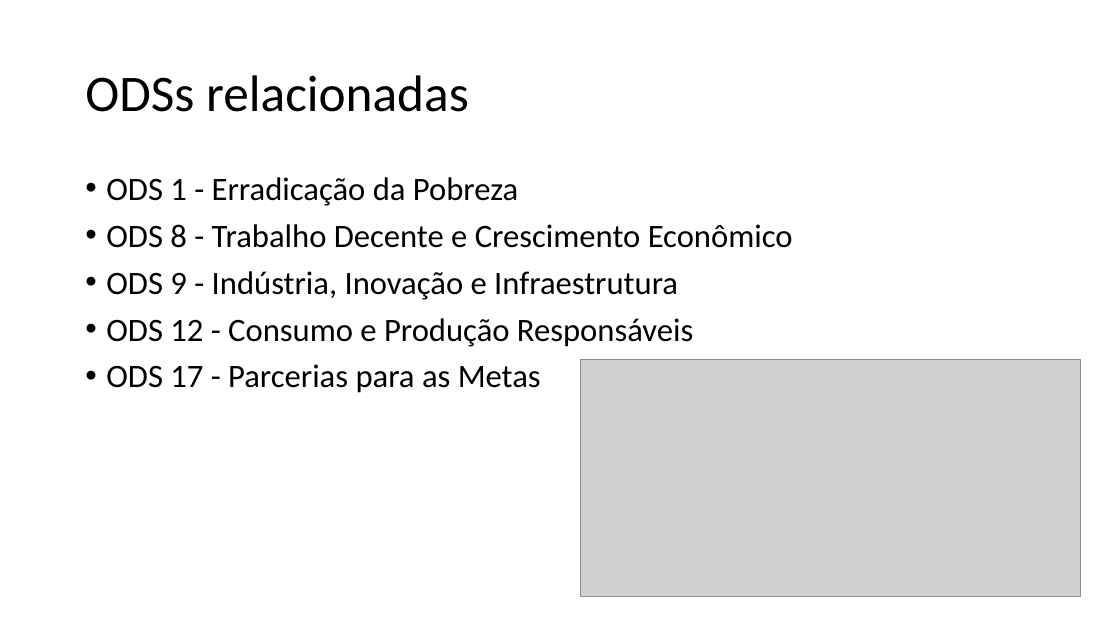
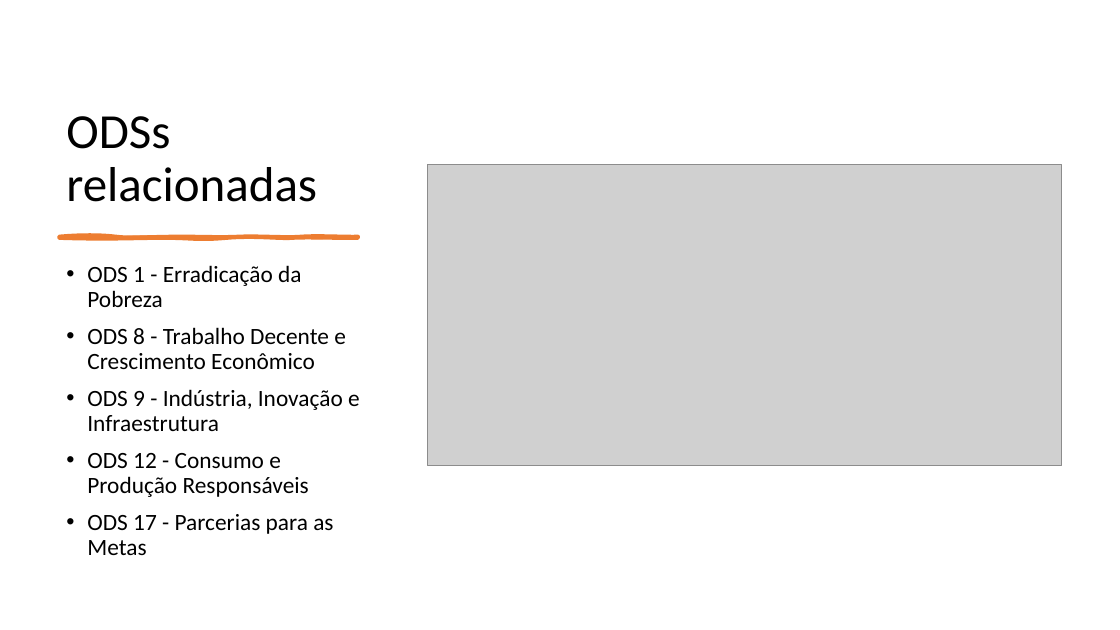
Before and after one commit to arturstaation/GrafoComercioExterior, a slide deck: slide 3 of Apresentação Grafos.pptx (slide 5 before the commit). Drawn at 1120x630 pixels with LibreOffice and Linux fonts; fonts in the diff are those of the drawing; grey boxes stand for pictures. Boxes give left, top, right and bottom in pixels: in the first picture for what was removed or moved away, otherwise in the second. Text is boxed around its words. In the diff, an @@ line names an element or a change of style, - is before the commit and + after.

```diff
--- a/Apresentação Grafos.pptx
+++ b/Apresentação Grafos.pptx
@@ title "ODSs relacionadas": place and size @@
-title "ODSs relacionadas" at (85, 75, 469, 112)
+title "ODSs relacionadas" at (66, 116, 317, 202)
@@ title "ODSs relacionadas" at (66, 116, 317, 202): size 44 to 42 pt; vertical alignment middle to bottom @@
@@ picture: place and size @@
-picture at (581, 360, 1081, 597)
+picture at (428, 165, 1062, 466)
@@ freeform shape added at (59, 236, 358, 238), fill #ED7D31, outline #ED7D31 3 pt @@
@@ text "ODS 1 - Erradicação da ...": place and size @@
-text "ODS 1 - Erradicação da ..." at (106, 177, 793, 393)
+text "ODS 1 - Erradicação da ..." at (87, 265, 360, 555)
@@ text "ODS 1 - Erradicação da ..." at (87, 265, 360, 555): size 28 to 20 pt @@
```
Also in this commit, not shown: 5 other slides changed.
